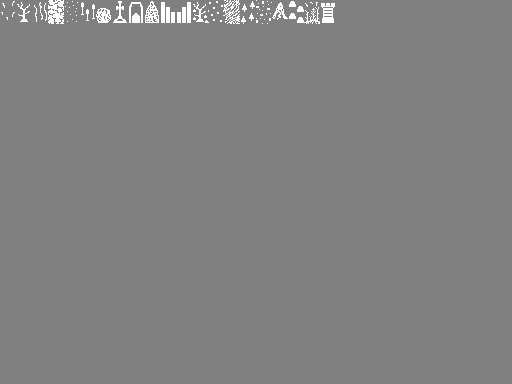
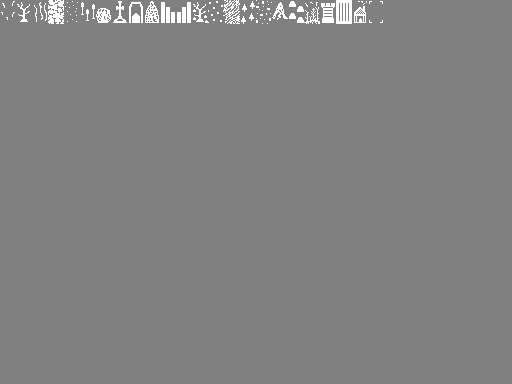
Two versions of the same layered image (512 × 384). Layer-by-layer changes:
painted on "Background" over <box>336,0,383,24</box>
